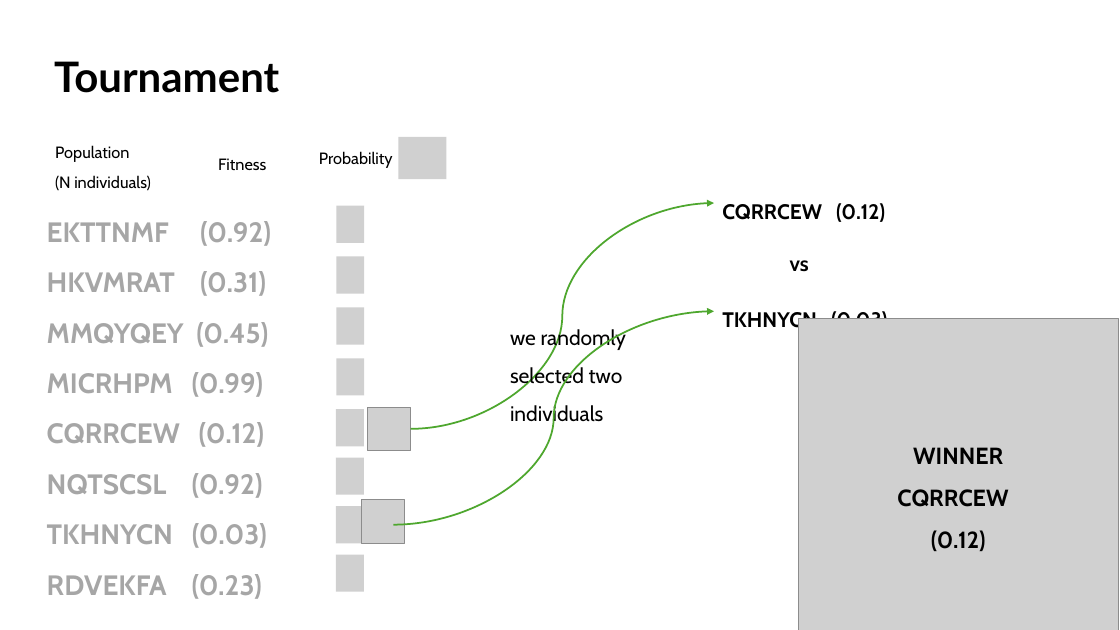
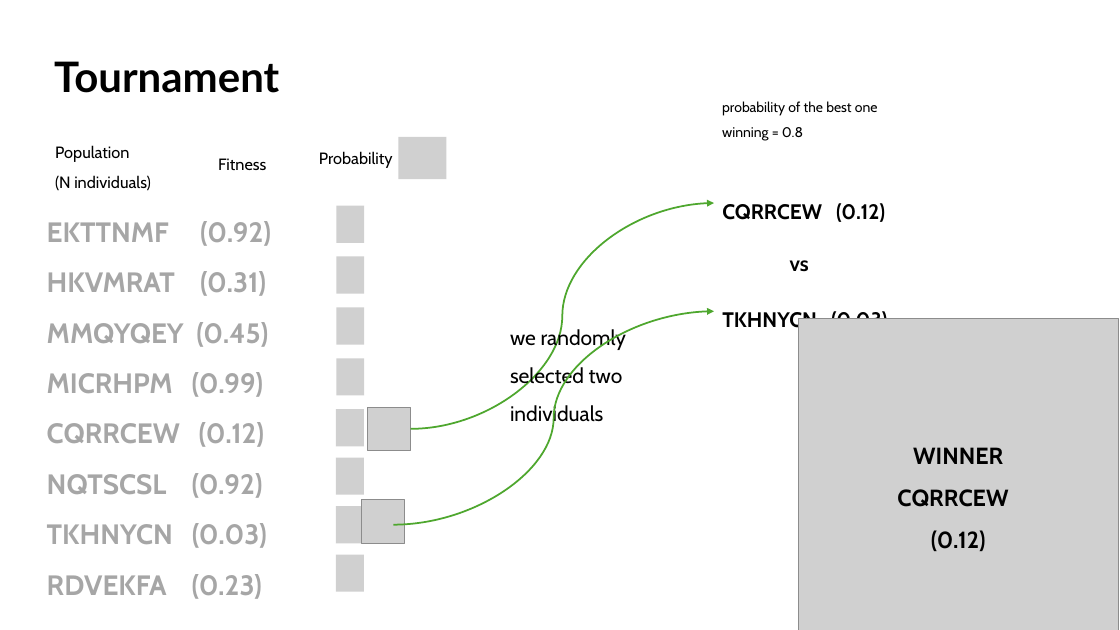
Before and after one commit to jazminamg26/DeNovoProteinDesign, a slide deck: slide 3 of genetic.pptx. Drawn at 1120x630 pixels with LibreOffice and Linux fonts; fonts in the diff are those of the drawing; grey boxes stand for pictures. Boxes give left, top, right and bottom in pixels: in the first picture for what was removed or moved away, otherwise in the second. Text is boxed around its words. In the diff, an @@ line names an element or a change of style, - is before the commit and + after.

```diff
--- a/genetic.pptx
+++ b/genetic.pptx
@@ text added at bbox=[722, 101, 878, 141], 12 pt, text #000000 @@
+probability of the best one winning = 0.8
```
Also in this commit, not shown: 1 other slide changed, 3 other files.
